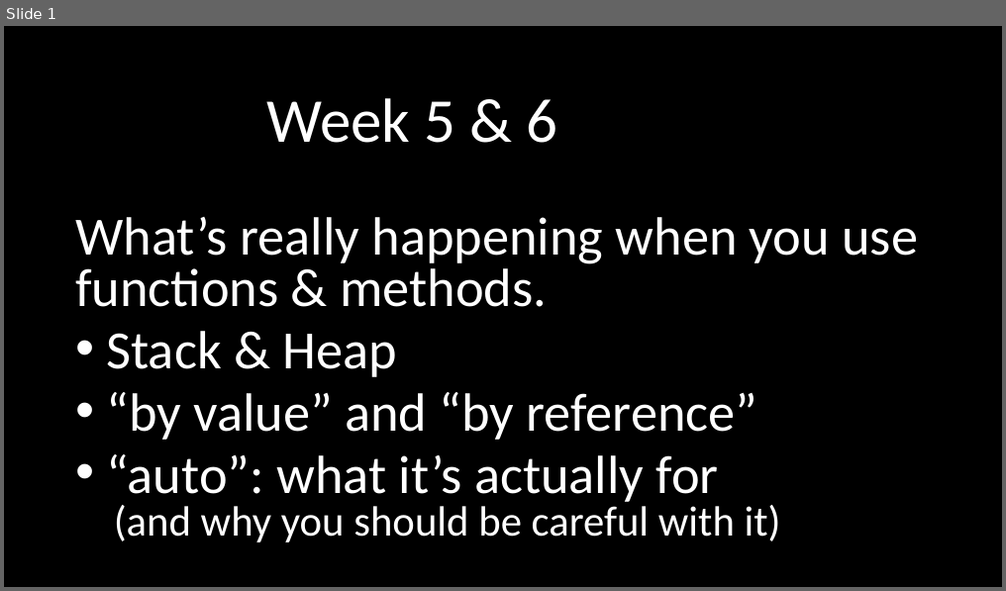
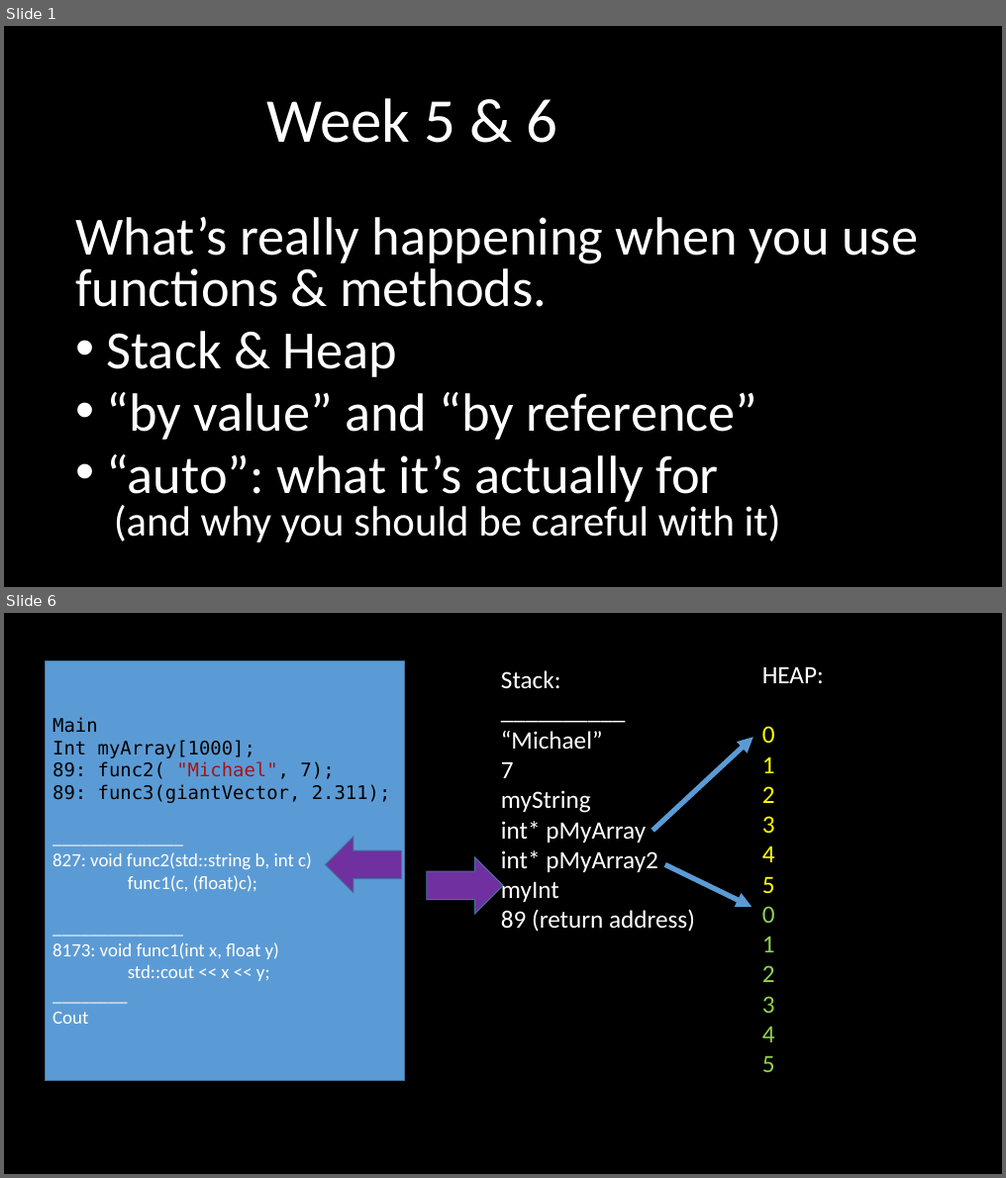
Before and after one commit to Valpz1130/1156_W2021, a slide deck: Day to Day/W05-6 (February 16+18)/W06_Functions_Methods_passing_returning.pptx. Shown one above the other, each under a label of ours: slide 1 before the commit, slides 1 and 6 after it; the slides between them are not shown. The pictures are 1006x591 and 1006x1178 pixels, drawn with LibreOffice and Linux fonts; fonts in the diff are those of the drawing. Boxes give left, top, right and bottom in pixels: in the first picture for what was removed or moved away, otherwise in the second. Text is boxed around its words. In the diff, an @@ line names an element or a change of style, - is before the commit and + after.

```diff
--- a/Day to Day/W05-6 (February 16+18)/W06_Functions_Methods_passing_returning.pptx
+++ b/Day to Day/W05-6 (February 16+18)/W06_Functions_Methods_passing_returning.pptx
@@ slide 6 added at (4,613,1002,1174), background #000000 @@
@@ rectangle added at (46,661,405,1081), fill #5B9BD5, outline #43739E 1 pt, 18 pt, text #FFFFFF @@
+Main
+Int myArray[1000];
+89: func2( "Michael", 7);
+89: func3(giantVector, 2.311);
+______________
+827: void func2(std::string b, int c)
+func1(c, (float)c);
+______________
+8173: void func1(int x, float y)
+std::cout << x << y;
+________
+Cout
@@ text added at (501,670,695,932), 24 pt, text #FFFFFF @@
+Stack:
+__________
+“Michael”
+7
+myString
+int* pMyArray
+int* pMyArray2
+myInt
+89 (return address)
@@ text added at (762,666,824,1072), 24 pt, text #FFFF00 @@
+HEAP:
+0
+1
+2
+3
+4
+5
+0
+1
+2
+3
+4
+5
@@ arrow added from (653, 831) to (753, 738), #5B9BD5 5 pt @@
@@ left arrow added at (325,837,402,893), fill #7030A0, outline #43739E 1 pt @@
@@ left arrow added at (427,858,503,914), fill #7030A0, outline #43739E 1 pt @@
@@ arrow added from (665, 864) to (751, 907), #5B9BD5 5 pt @@
```
Also in this commit, not shown: 5 other slides added, 4 other files.
